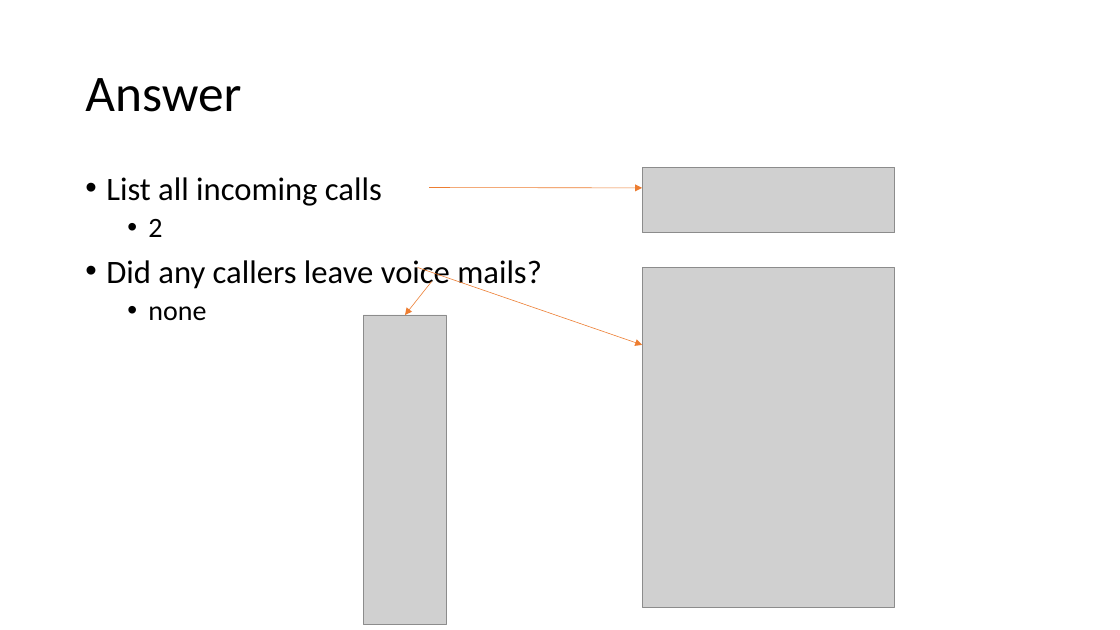
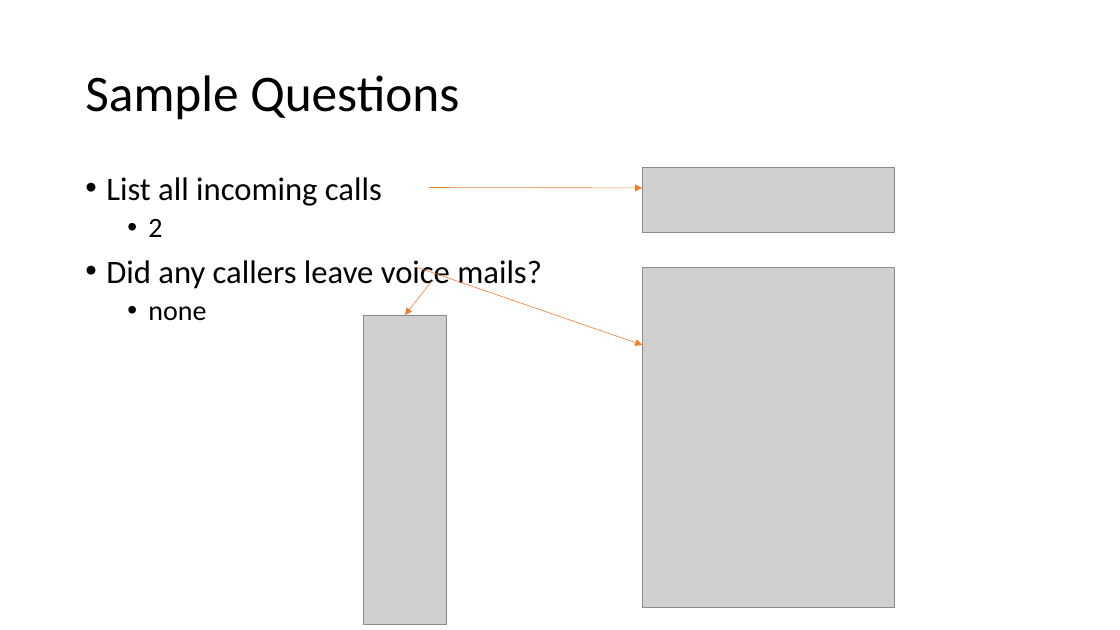
Before and after one commit to frankwxu/digital-forensics-lab, a slide deck: slide 18 of Android10/5_2_2_GMS_App_Investigations_Dialer.pptx (slide 15 before the commit). Drawn at 1120x630 pixels with LibreOffice and Linux fonts; fonts in the diff are those of the drawing; grey boxes stand for pictures; background and template pictures are left out. Boxes give left, top, right and bottom in pixels: in the first picture for what was removed or moved away, otherwise in the second. Text is boxed around its words. In the diff, an @@ line names an element or a change of style, - is before the commit and + after.

```diff
--- a/Android10/5_2_2_GMS_App_Investigations_Dialer.pptx
+++ b/Android10/5_2_2_GMS_App_Investigations_Dialer.pptx
@@ title at (85, 75, 459, 120): text changed @@
-Answer
+Sample Questions
```
Also in this commit, not shown: 6 other slides changed, 11 slides added, 2 slides removed, 2 other files.
